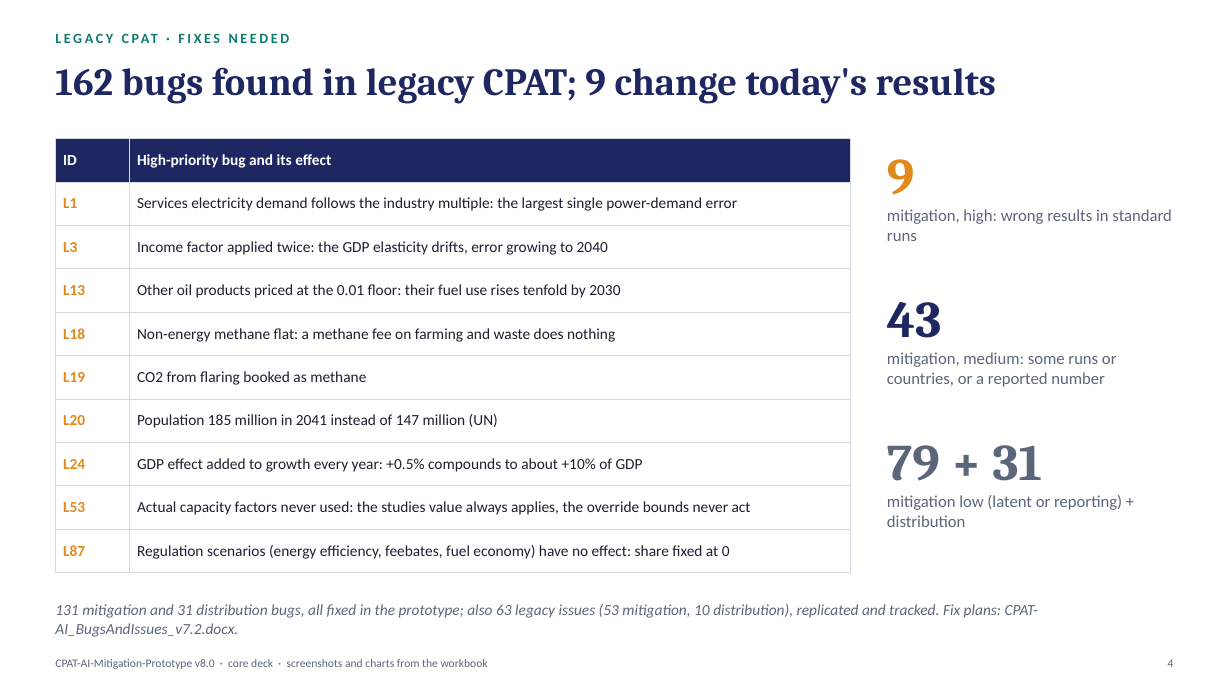
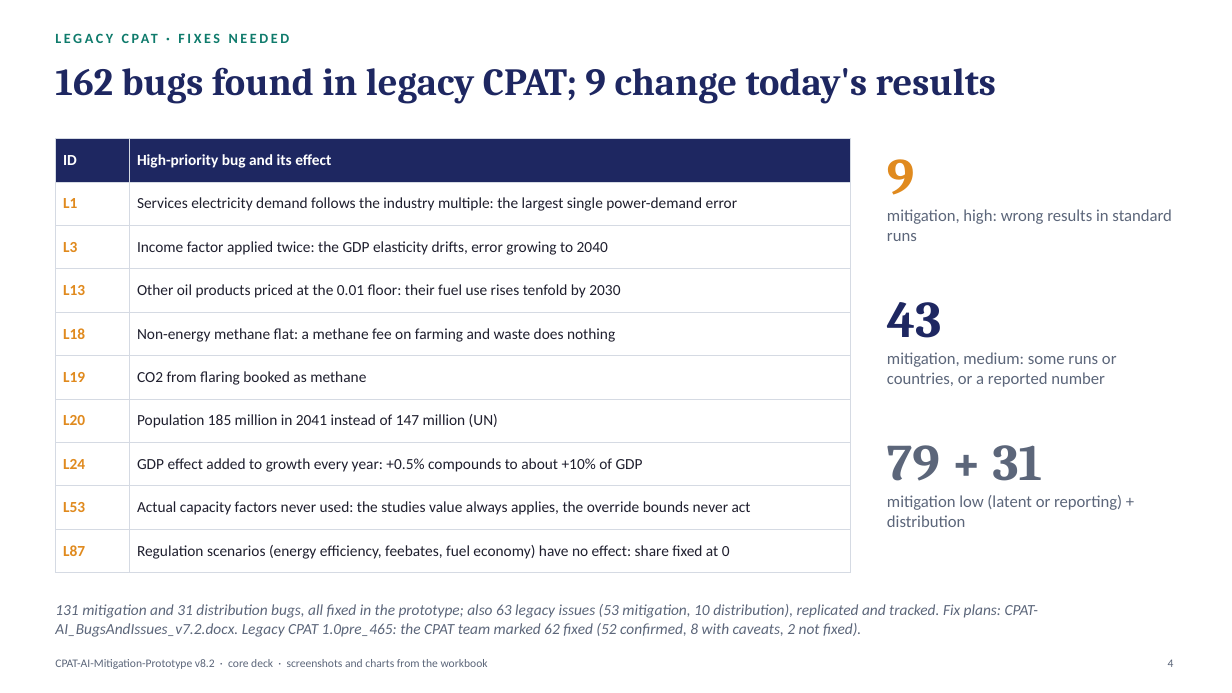
Before and after one commit to cpmodelai/cpat_ai, a slide deck: slide 4 of excel_ai/CPAT-AI_Overview_latest.pptx. Drawn at 1232x693 pixels with LibreOffice and Linux fonts; fonts in the diff are those of the drawing. Boxes give left, top, right and bottom in pixels: in the first picture for what was removed or moved away, otherwise in the second. Text is boxed around its words. In the diff, an @@ line names an element or a change of style, - is before the commit and + after.

```diff
--- a/excel_ai/CPAT-AI_Overview_latest.pptx
+++ b/excel_ai/CPAT-AI_Overview_latest.pptx
@@ text at (55,604,1039,637): text changed @@
-131 mitigation and 31 distribution bugs, all fixed in the prototype; also 63 legacy issues (53 mitigation, 10 distribution), replicated and tracked. Fix plans: CPAT-AI_BugsAndIssues_v7.2.docx.
+131 mitigation and 31 distribution bugs, all fixed in the prototype; also 63 legacy issues (53 mitigation, 10 distribution), replicated and tracked. Fix plans: CPAT-AI_BugsAndIssues_v7.2.docx. Legacy CPAT 1.0pre_465: the CPAT team marked 62 fixed (52 confirmed, 8 with caveats, 2 not fixed).
@@ text at (55,659,488,669): text changed @@
-CPAT-AI-Mitigation-Prototype v8.0 · core deck · screenshots and charts from the workbook
+CPAT-AI-Mitigation-Prototype v8.2 · core deck · screenshots and charts from the workbook
```
Also in this commit, not shown: 16 other slides changed, 57 other files.
